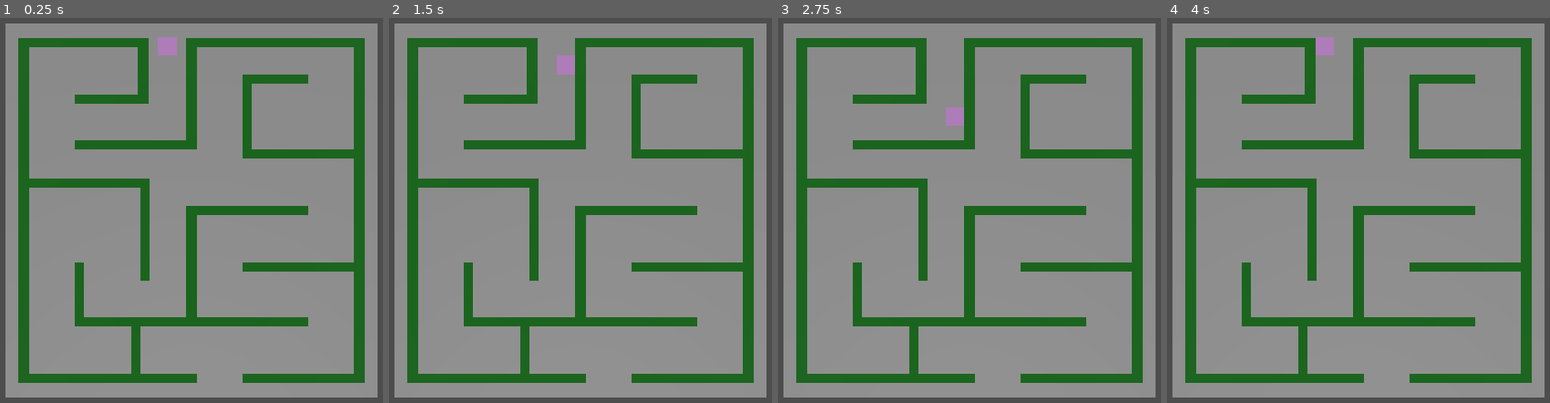
Above: before the commit, frames 1-4 (left to right).
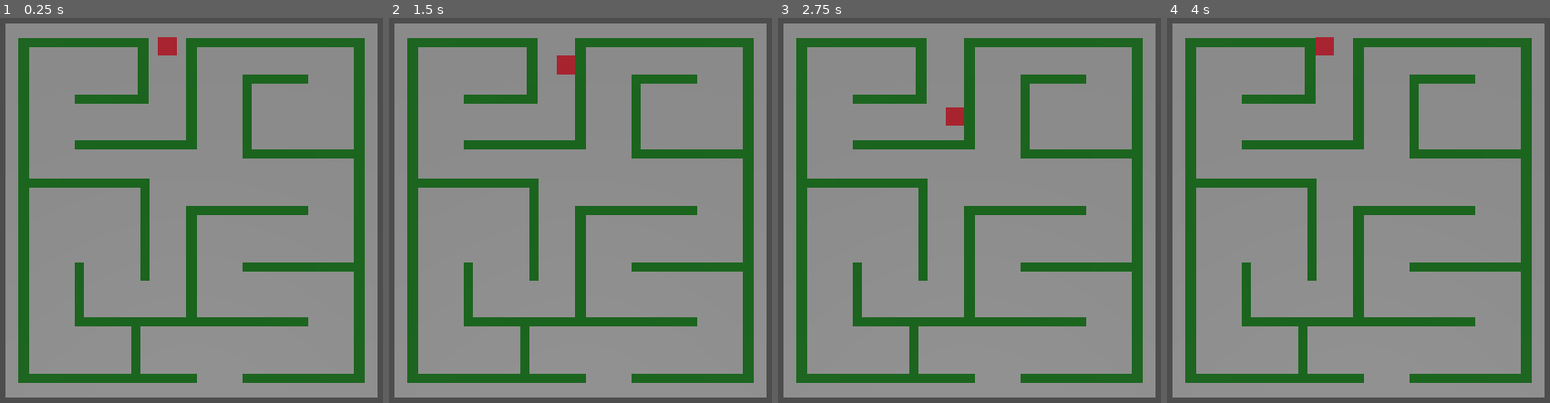
Above: after the commit, the same moments.

Repository: danijmoss/LightMaze
Game: Godot game, scene res://Scenes/main.tscn
Two runs of this game, one before a commit and one after it. Both use one fixed random seed, a clock stepped at 60 frames per second and the inputs below.
Inputs:
- Up to frame 1 (0.25 s): no input
- Up to frame 2 (1.5 s): tap Enter at 0.5 s; hold Right (ui_right) 0.53-1.28 s; tap Space at 1.25 s; hold Down (ui_down) from 1.28 s (still down)
- Up to frame 3 (2.75 s): release Down (ui_down) at 2.03 s; hold Right (ui_right) from 2.03 s (still down)
- Up to frame 4 (4 s): tap Enter at 2.75 s; release Right (ui_right) at 2.78 s; hold Up (ui_up) 2.78-3.53 s; hold Left (ui_left) from 3.53 s (still down)

The runs differ from the first frame. In frame 1, 0.2% of the frame differs, in the area x 41-47%, y 4-10%; in frame 2, 0.2%; in frame 3, 0.2%; in frame 4, 0.2%.

Commit message:
Changed player color

Diff:
--- a/Scenes/player.tscn
+++ b/Scenes/player.tscn
@@ -3,7 +3,7 @@
 [sub_resource type="BoxMesh" id="BoxMesh_jjgbg"]
 
 [sub_resource type="StandardMaterial3D" id="StandardMaterial3D_bo1nx"]
-albedo_color = Color(0.71934986, 0.5070574, 0.7684219, 1)
+albedo_color = Color(0.69124895, 0.10486772, 0.16498068, 1)
 
 [sub_resource type="BoxShape3D" id="BoxShape3D_xwulq"]
 
